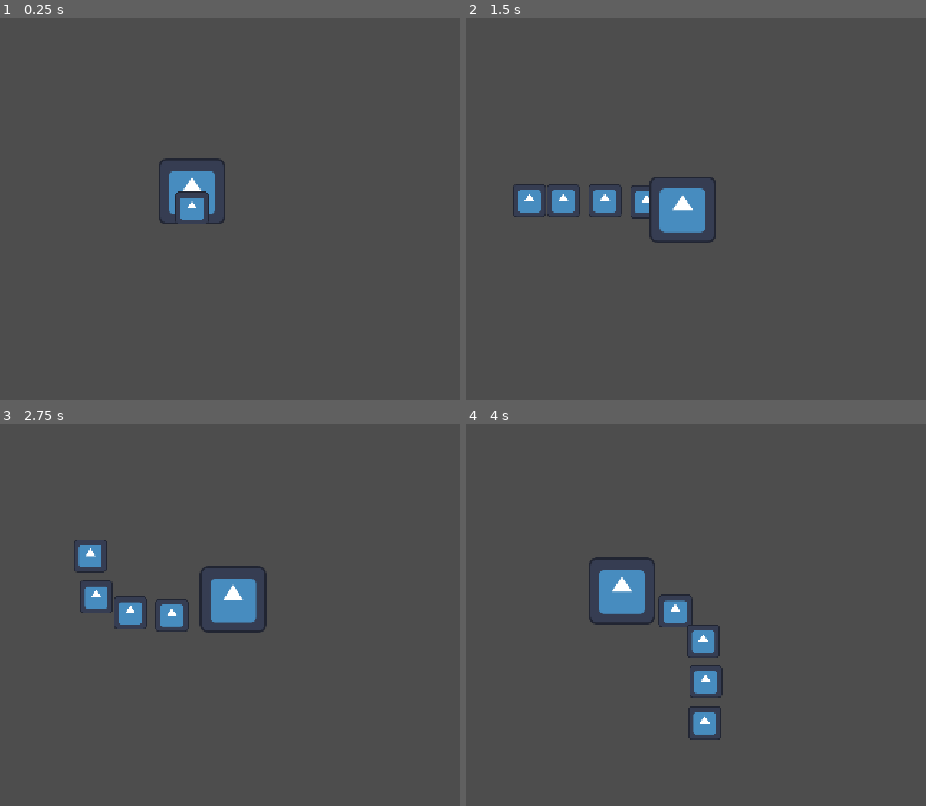
Above: before the commit, frames 1-4 (two rows, left to right).
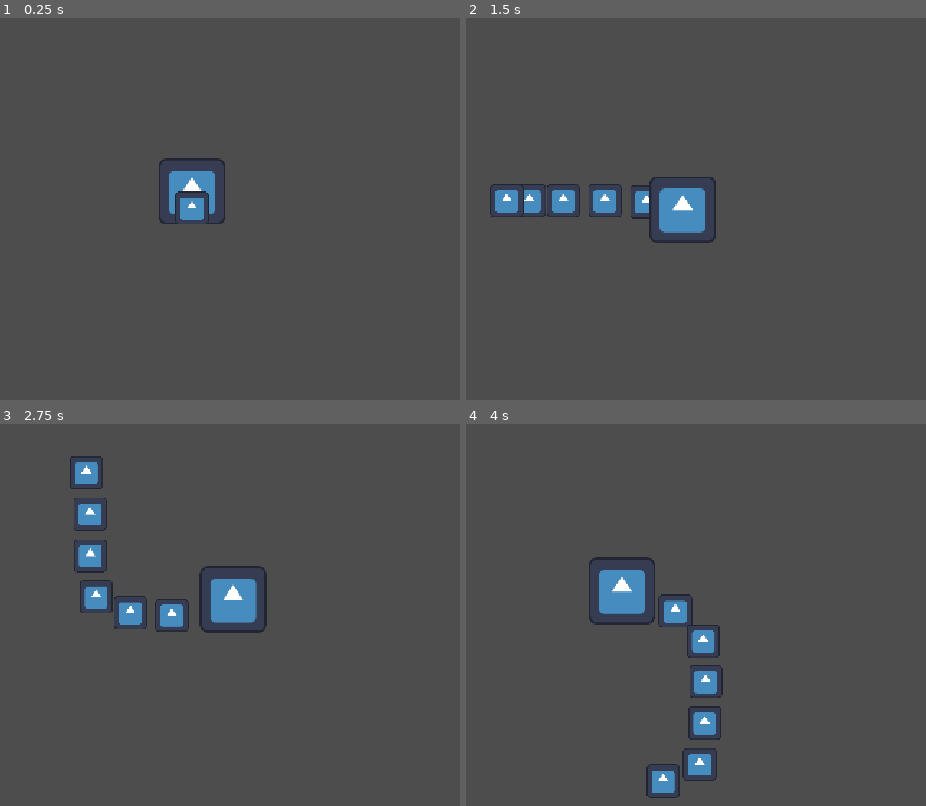
Above: after the commit, the same moments.

Repository: frantisek-boura/summoner-game
Game: Godot game, scene res://scenes/player/player.tscn
Same seed, same stepped clock (60 frames per second), same inputs: the game is played once before the commit and once after it. The engine's default icon, where the game draws it, is replaced by a stand-in: a white triangle on a blue panel in a dark square.
Inputs (mouse positions are in pixels of both pictures, inside the frame that each line leads up to):
- Up to frame 1 (0.25 s): no input
- Up to frame 2 (1.5 s): tap Enter at 0.5 s; move the mouse to (834, 201) at 0.52 s; hold D (right) 0.53-1.28 s; hold E (minion_selector) 0.53-1.28 s; click (834, 201) at 0.67 s; move the mouse to (498, 247) at 1.27 s; hold S (down) from 1.28 s (still down); tap E (minion_selector) at 1.35 s
- Up to frame 3 (2.75 s): move the mouse to (271, 530) at 2.02 s; release S (down) at 2.03 s; hold D (right) from 2.03 s (still down); hold F (set_selected_minion_independent) from 2.03 s (still down); tap E (minion_selector) at 2.3 s
- Up to frame 4 (4 s): move the mouse to (617, 721) at 2.77 s; release D (right) at 2.78 s; release F (set_selected_minion_independent) at 2.78 s; hold W (up) 2.78-3.53 s; tap E (minion_selector) at 2.85 s; click (617, 721) at 2.92 s; move the mouse to (898, 699) at 3.52 s; hold A (left) from 3.53 s (still down); hold E (minion_selector) from 3.53 s (still down)

The runs differ from the first frame. In frame 2, 0.4% of the frame differs, in the area x 5-13%, y 43-53%; in frame 3, 0.7%; in frame 4, 0.8%, in the area x 39-55%, y 84-98%.

Commit message:
feat: add function for spawning in minions

Diff:
--- a/scenes/player/player.tscn
+++ b/scenes/player/player.tscn
@@ -55,6 +55,7 @@
 minion_path = NodePath("minion_path")
 minion_handler = NodePath("minion_handler")
 state_machine = NodePath("minion_manager_state_machine")
+minion_types = Array[PackedScene]([ExtResource("10_uf5tr")])
 
 [node name="radial_minion_menu" parent="minion_manager" unique_id=335324687 instance=ExtResource("6_ugbui")]
 
@@ -72,6 +73,8 @@
 [node name="minion3" parent="minion_manager/minion_handler" unique_id=518203392 instance=ExtResource("10_uf5tr")]
 
 [node name="minion4" parent="minion_manager/minion_handler" unique_id=875002325 instance=ExtResource("10_uf5tr")]
+
+[node name="minion5" parent="minion_manager/minion_handler" unique_id=1401653836 instance=ExtResource("10_uf5tr")]
 
 [node name="minion_manager_state_machine" parent="minion_manager" unique_id=1920102366 node_paths=PackedStringArray("beginning_state") instance=ExtResource("10_fcs02")]
 beginning_state = NodePath("minion_manager_select_state")
--- a/scripts/player/minion_handler.gd
+++ b/scripts/player/minion_handler.gd
@@ -17,6 +17,13 @@
 	child_exiting_tree.connect(_on_minion_tree_changed.bind(true))
 
 # TODO: Minion Add/Remove methods. Has to check maximum mininos when adding.
+
+func add_minion(minion_scene: PackedScene, new_position: Vector2) -> void:
+	if len(minions) >= MinionManager.MAX_MINIONS_COUNT:
+		return
+	var minion: Minion = minion_scene.instantiate()
+	minion.global_position = new_position
+	add_child(minion)
 
 func reorganize_minions() -> void:
 	_reorganize_minions(null, false)
--- a/scripts/player/minion_manager/minion_manager.gd
+++ b/scripts/player/minion_manager/minion_manager.gd
@@ -12,6 +12,7 @@
 @export var minion_handler: MinionHandler
 @export var state_machine: MinionManagerStateMachine
 @export_range(0, 1, 0.001) var idle_rotation_speed: float = 0.3
+@export var minion_types: Array[PackedScene] = []
 
 @onready var entity: Entity = get_parent() as Entity
 
@@ -37,6 +38,12 @@
 ## Takes [float] [param delta] as increment.
 func inc_angle(delta: float) -> void:
 	angle -= delta * idle_rotation_speed
+
+func add_default_minion() -> void:
+	if len(minion_handler.minions) >= MinionManager.MAX_MINIONS_COUNT:
+		return
+	var minion_position: Vector2 = minion_path.points[len(minion_handler.minions)].global_position
+	minion_handler.add_minion(minion_types[0], minion_position)
 
 func enable_path_updates() -> void:
 	minion_path.start_update_timer()
--- a/scripts/player/states/player_idle_state.gd
+++ b/scripts/player/states/player_idle_state.gd
@@ -30,9 +30,8 @@
 
 func input_event(event: InputEvent) -> void:
 	pass
-	#if event.is_action_pressed("minion_selector") and not player.minion_manager.is_idling:
-		#player.minion_manager.idle_minions()
-		#player.camera.zoom_to_idle()
+	if event.is_action_pressed("minion_selector"):
+		player.minion_manager.add_default_minion()
 	#if event.is_action_released("minion_selector") and player.minion_manager.is_idling:
 		#player.minion_manager.radial_minion_menu.make_selection()
 		#player.minion_manager.follow_minions()
